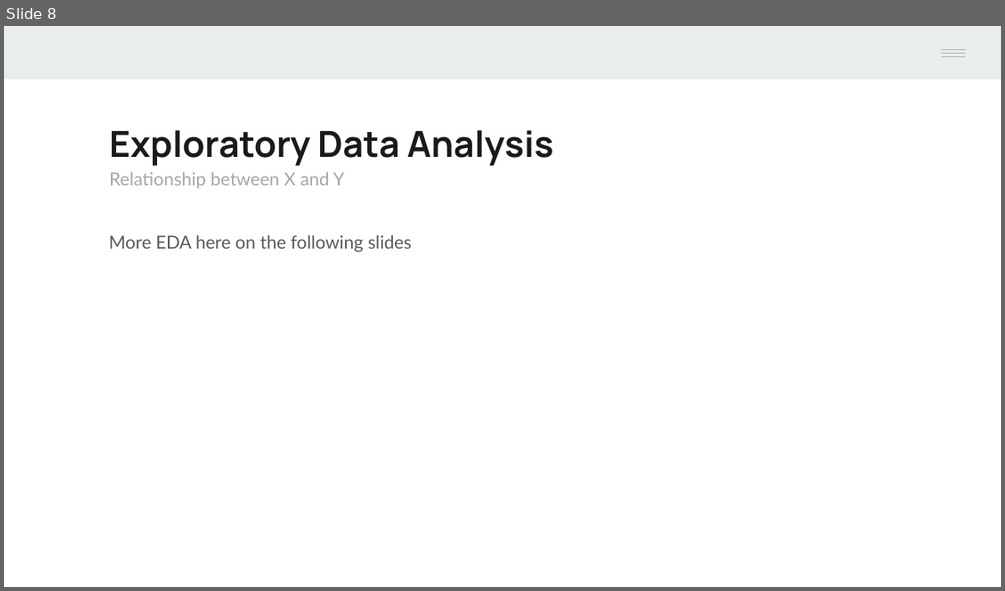
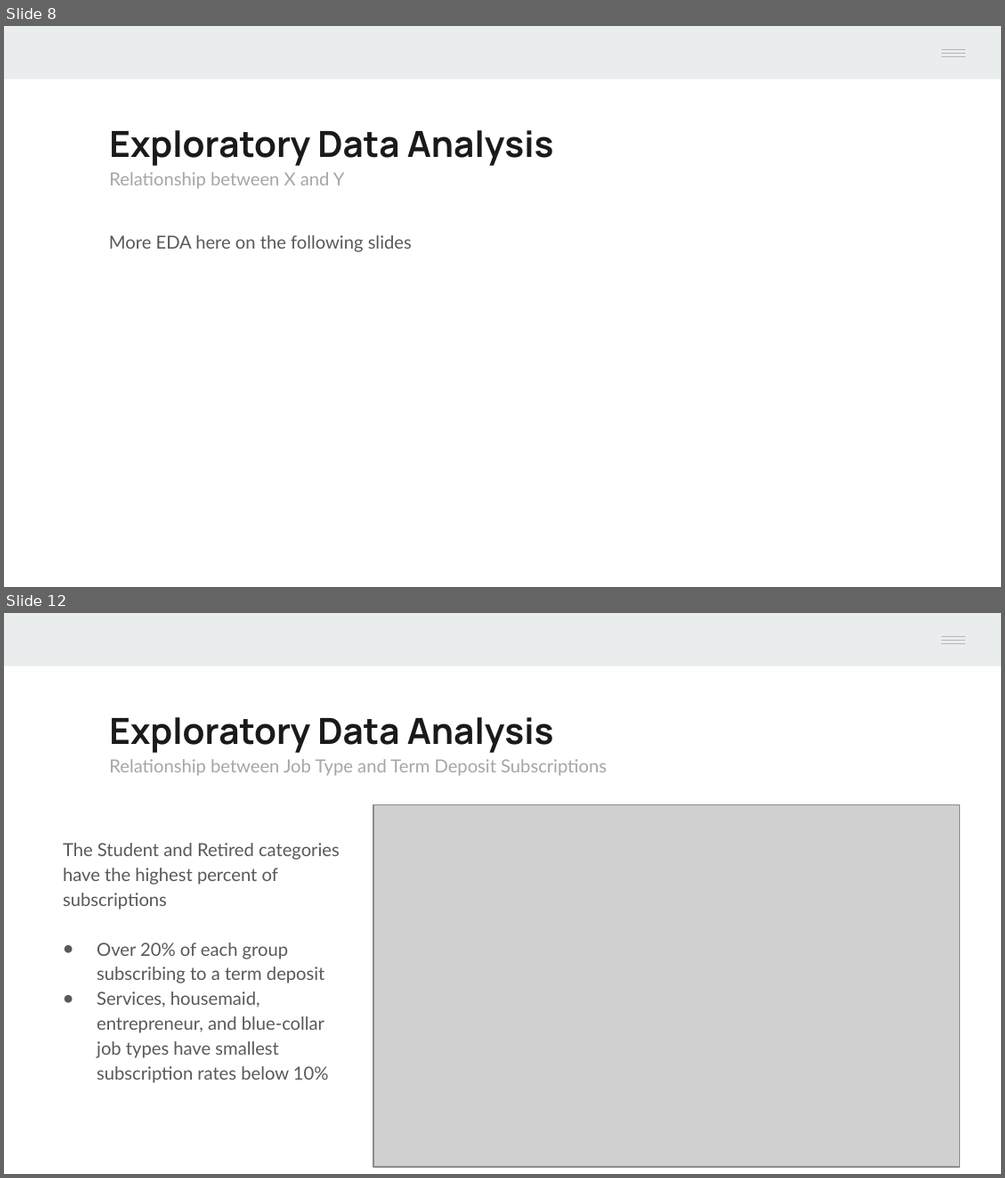
Before and after one commit to Mr-Chang95/Bank-Marketing-Analysis-Logistic-Regression, a slide deck: Project2_Chang_Craus_Yule.pptx. Shown one above the other, each under a label of ours: slide 8 before the commit, slides 8 and 12 after it; the slides between them are not shown. The pictures are 1005x591 and 1005x1178 pixels, drawn with LibreOffice and Linux fonts; fonts in the diff are those of the drawing; grey boxes stand for pictures. Boxes give left, top, right and bottom in pixels: in the first picture for what was removed or moved away, otherwise in the second. Text is boxed around its words. In the diff, an @@ line names an element or a change of style, - is before the commit and + after.

```diff
--- a/Project2_Chang_Craus_Yule.pptx
+++ b/Project2_Chang_Craus_Yule.pptx
@@ slide 12 added at (x1=4, y1=613, x2=1001, y2=1174), background #FFFFFF; not listed: 5 template elements that a slide beside it also shows @@
@@ text added at (x1=109, y1=717, x2=607, y2=776), 13 pt, text #A6A6A6 @@
+Exploratory Data Analysis
+Relationship between Job Type and Term Deposit Subscriptions
@@ picture added at (x1=374, y1=805, x2=960, y2=1167) @@
@@ text added at (x1=63, y1=843, x2=340, y2=1083), 13 pt, text #595959 @@
+The Student and Retired categories have the highest percent of subscriptions
+● Over 20% of each group subscribing to a term deposit
+● Services, housemaid, entrepreneur, and blue-collar job types have smallest subscription rates below 10%
```
Also in this commit, not shown: 2 slides changed, 1 other slide added.
